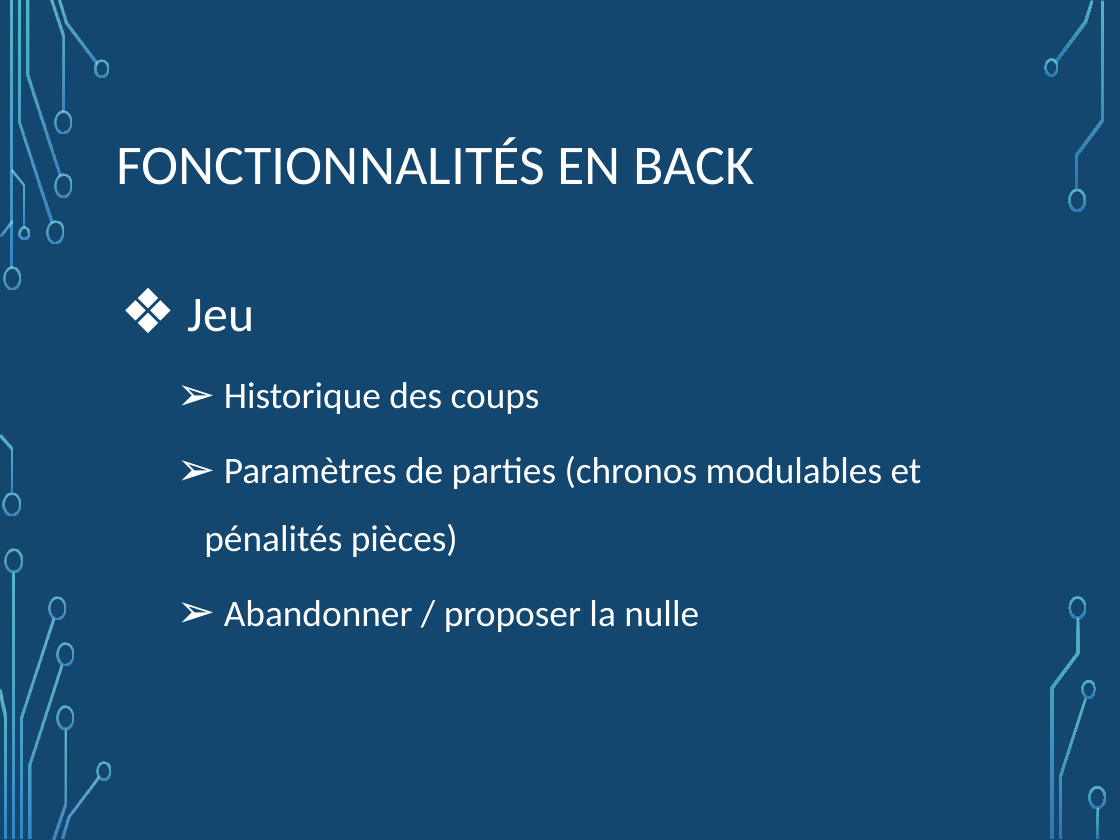
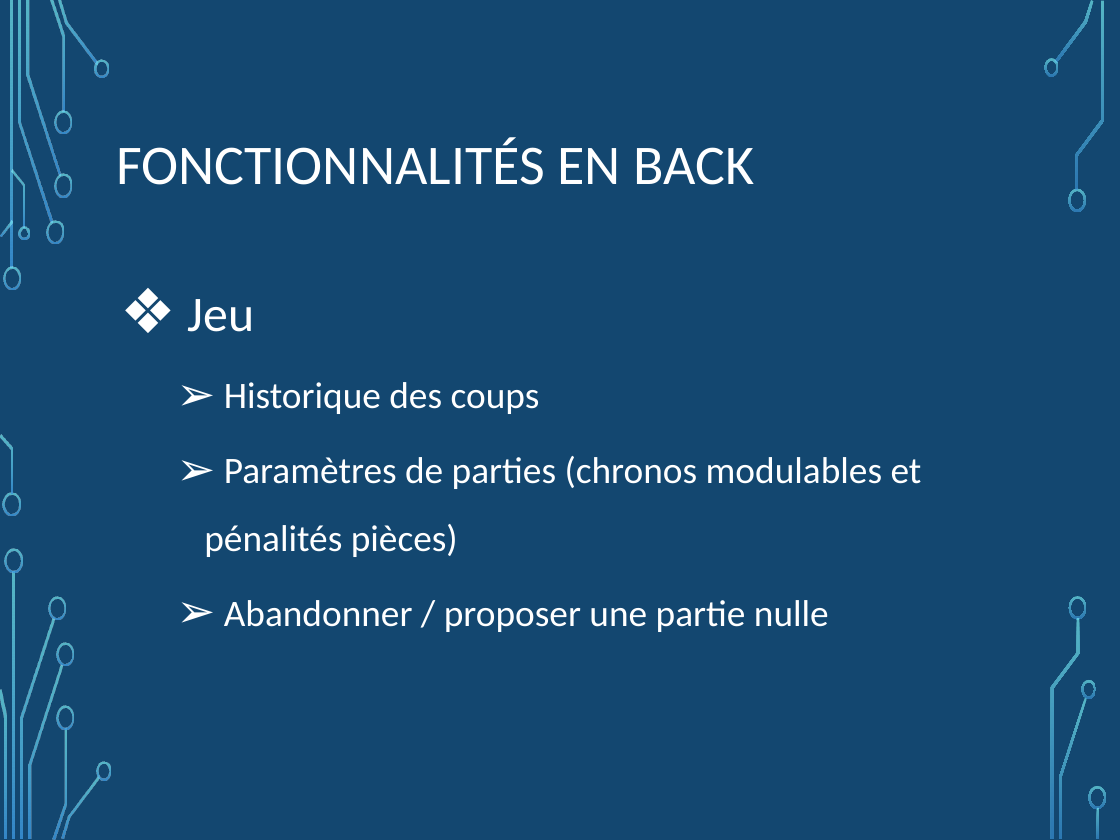
Before and after one commit to NicoPerret/projet-echec, a slide deck: slide 9 of Diapo présentation projet.pptx. Drawn at 1120x840 pixels with LibreOffice and Linux fonts; fonts in the diff are those of the drawing; background and template pictures are left out. Boxes give left, top, right and bottom in pixels: in the first picture for what was removed or moved away, otherwise in the second. Text is boxed around its words. In the diff, an @@ line names an element or a change of style, - is before the commit and + after.

```diff
--- a/Diapo présentation projet.pptx
+++ b/Diapo présentation projet.pptx
@@ text at bbox=[224, 600, 829, 632]: text changed @@
-    ➢ Abandonner / proposer la nulle
+    ➢ Abandonner / proposer une partie nulle
```
Also in this commit, not shown: 9 other slides changed.
